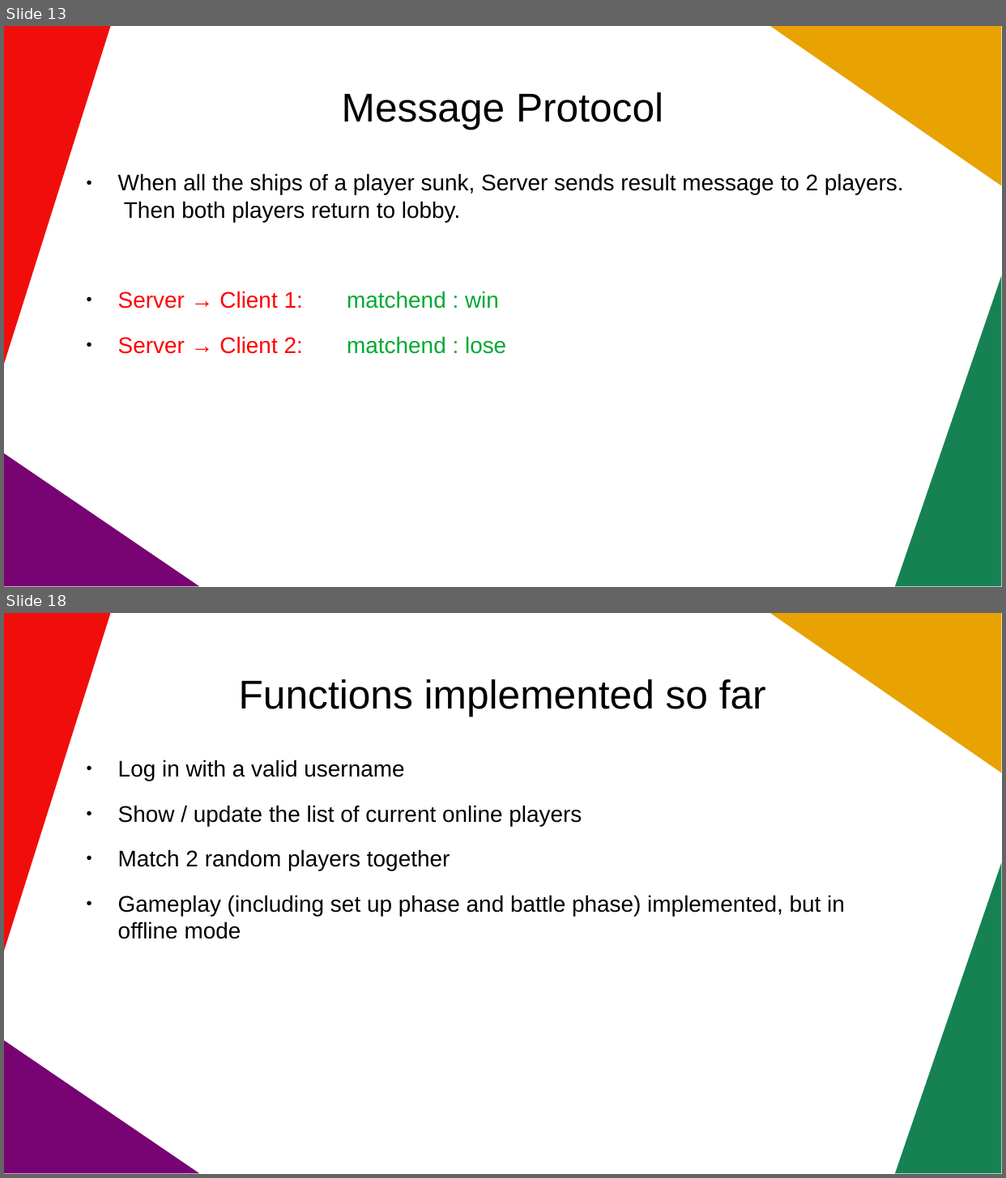
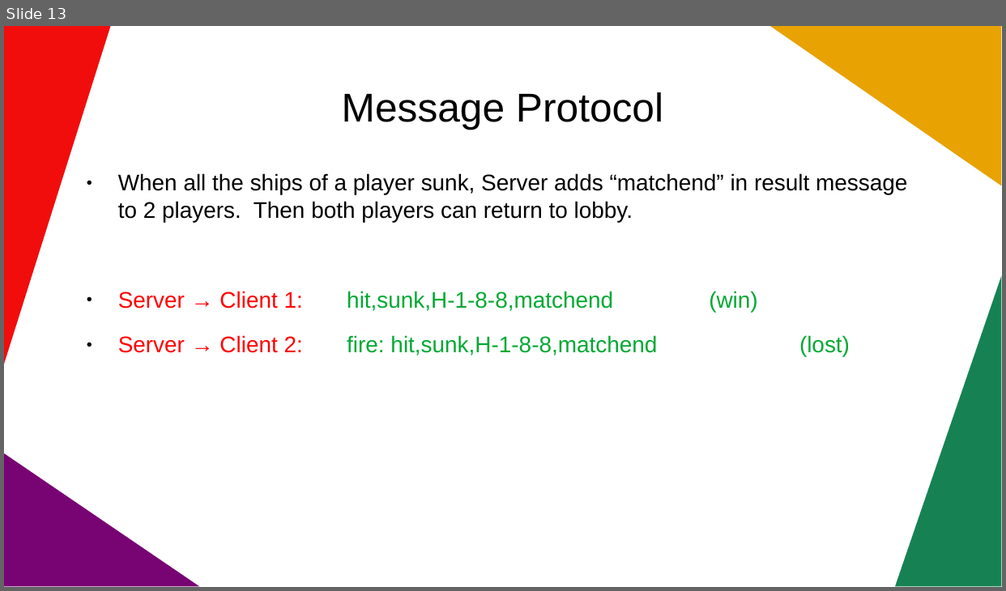
Before and after one commit to sonbeohaudau/battleship_online, a slide deck: Slide/finalSlide.pptx. Shown one above the other, each under a label of ours: slides 13 and 18 before the commit, slide 13 after it; the slides between them are not shown. The pictures are 1006x1178 and 1006x591 pixels, drawn with LibreOffice and Linux fonts; fonts in the diff are those of the drawing. Boxes give left, top, right and bottom in pixels: in the first picture for what was removed or moved away, otherwise in the second. Text is boxed around its words. In the diff, an @@ line names an element or a change of style, - is before the commit and + after.

```diff
--- a/Slide/finalSlide.pptx
+++ b/Slide/finalSlide.pptx
@@ slide 18 removed at <box>4,613,1002,1174</box>, background #FFFFFF; not listed: 4 template elements that a slide beside it also shows @@
@@ text removed at <box>239,679,766,717</box> @@
-Functions implemented so far
@@ text removed at <box>118,760,845,939</box> @@
-● Log in with a valid username
-● Show / update the list of current online players
-● Match 2 random players together
-● Gameplay (including set up phase and battle phase) implemented, but in offline mode
@@ slide 13 changed as well @@
@@ text at <box>118,173,907,357</box>: text changed @@
-● When all the ships of a player sunk, Server sends result message to 2 players. Then both players return to lobby.
-● Server → Client 1: matchend : win
-● Server → Client 2: matchend : lose
+● When all the ships of a player sunk, Server adds “matchend” in result message to 2 players. Then both players can return to lobby.
+● Server → Client 1: hit,sunk,H-1-8-8,matchend (win)
+● Server → Client 2: fire: hit,sunk,H-1-8-8,matchend (lost)
```
Also in this commit, not shown: 3 other slides changed, 1 slide added, 5 other slides removed, 3 other files.
